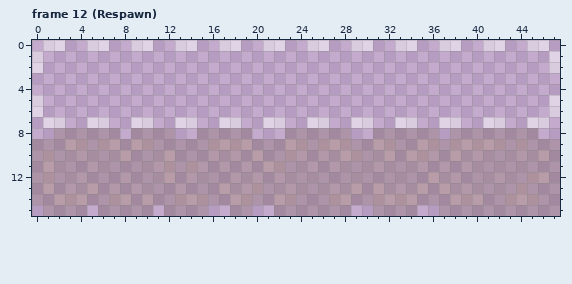
A pixel-art file gets an edit: Olympus/Sprites/Level1/BreakBlockH.aseprite. The first picture shows the starting point.
48x16 pixels, 15 frames. Colours within 5 levels of each other are drawn and written as one. Shown: frame 12 (Respawn). The commit also changed other frames, which this record leaves out.
And afterwards:
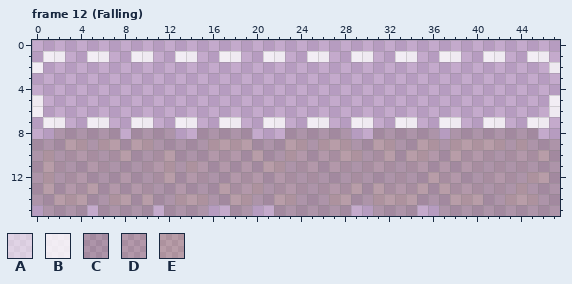
Palette (. is transparent): A #ffffff7b  B #ffffffc8  C #432e052d  D #62450d2d  E #8263002d
Edits made:
{"where": "frame 12 (Falling)"}
{"frame":12,"y":0,"x":1,"old":"AA","new":".."}
{"frame":12,"y":0,"x":5,"old":"AA","new":".."}
{"frame":12,"y":0,"x":9,"old":"AA","new":".."}
{"frame":12,"y":0,"x":13,"old":"AA","new":".."}
{"frame":12,"y":0,"x":17,"old":"AA","new":".."}
{"frame":12,"y":0,"x":21,"old":"AA","new":".."}
{"frame":12,"y":0,"x":25,"old":"AA","new":".."}
{"frame":12,"y":0,"x":29,"old":"AA","new":".."}
{"frame":12,"y":0,"x":33,"old":"AA","new":".."}
{"frame":12,"y":0,"x":37,"old":"AA","new":".."}
{"frame":12,"y":0,"x":41,"old":"AA","new":".."}
{"frame":12,"y":0,"x":45,"old":"AA","new":".."}
{"frame":12,"y":1,"x":0,"old":"A..","new":".BB"}
{"frame":12,"y":1,"x":5,"old":"..","new":"BB"}
{"frame":12,"y":1,"x":9,"old":"..","new":"BB"}
{"frame":12,"y":1,"x":13,"old":"..","new":"BB"}
{"frame":12,"y":1,"x":17,"old":"..","new":"BB"}
{"frame":12,"y":1,"x":21,"old":"..","new":"BB"}
{"frame":12,"y":1,"x":25,"old":"..","new":"BB"}
{"frame":12,"y":1,"x":29,"old":"..","new":"BB"}
{"frame":12,"y":1,"x":33,"old":"..","new":"BB"}
{"frame":12,"y":1,"x":37,"old":"..","new":"BB"}
{"frame":12,"y":1,"x":41,"old":"..","new":"BB"}
{"frame":12,"y":1,"x":45,"old":"..A","new":"BB."}
{"frame":12,"y":2,"x":0,"old":"A","new":"B"}
{"frame":12,"y":2,"x":47,"old":"A","new":"B"}
{"frame":12,"y":5,"x":0,"old":"A","new":"B"}
{"frame":12,"y":5,"x":47,"old":"A","new":"B"}
{"frame":12,"y":6,"x":0,"old":"A","new":"B"}
{"frame":12,"y":6,"x":47,"old":"A","new":"B"}
{"frame":12,"y":7,"x":1,"old":"AA","new":"BB"}
{"frame":12,"y":7,"x":5,"old":"AA","new":"BB"}
{"frame":12,"y":7,"x":9,"old":"AA","new":"BB"}
{"frame":12,"y":7,"x":13,"old":"AA","new":"BB"}
{"frame":12,"y":7,"x":17,"old":"AA","new":"BB"}
{"frame":12,"y":7,"x":21,"old":"AA","new":"BB"}
{"frame":12,"y":7,"x":25,"old":"AA","new":"BB"}
{"frame":12,"y":7,"x":29,"old":"AA","new":"BB"}
{"frame":12,"y":7,"x":33,"old":"AA","new":"BB"}
{"frame":12,"y":7,"x":37,"old":"AA","new":"BB"}
{"frame":12,"y":7,"x":41,"old":"AA","new":"BB"}
{"frame":12,"y":7,"x":45,"old":"AA","new":"BB"}
{"label":"changed","picture_box":[32,40,560,128]}
